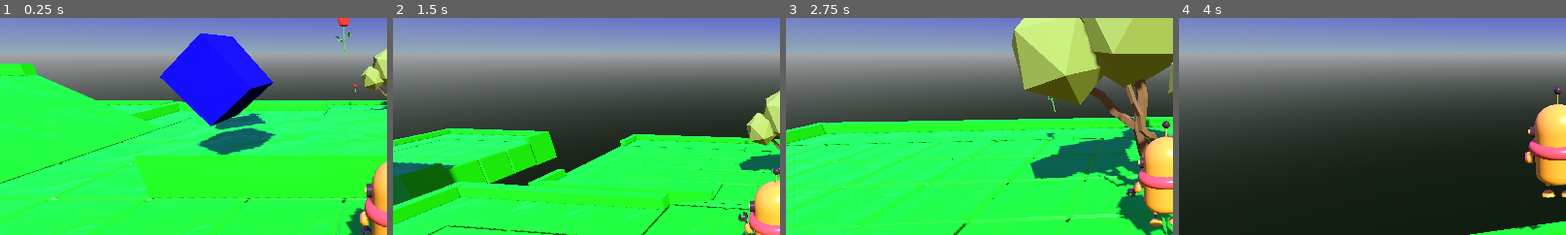
Above: before the commit, frames 1-4 (left to right).
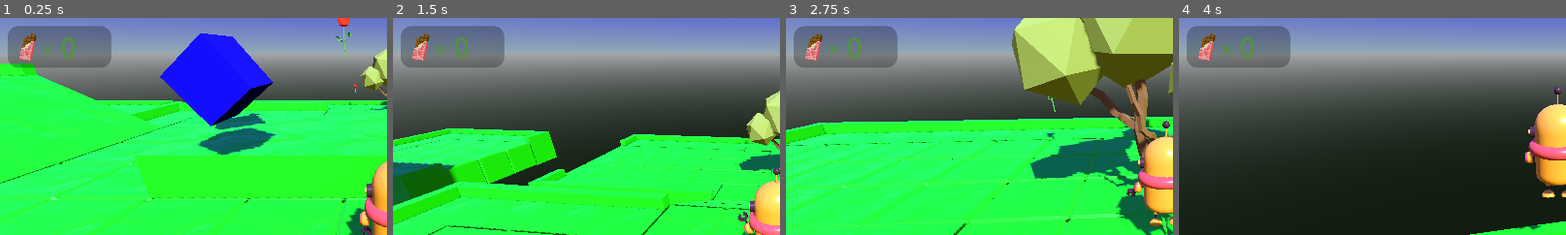
Above: after the commit, the same moments.

Repository: bernardofens/GiftYourGirlfriend
Game: Godot game, scene res://level_1.tscn
Two runs of this game, one before a commit and one after it. Both use one fixed random seed, a clock stepped at 60 frames per second and the inputs below.
Inputs (mouse positions are % of the whole screen's width and height, from its top left):
- Up to frame 1 (0.25 s): no input
- Up to frame 2 (1.5 s): tap Enter (ui_accept) at 0.5, 0.77 s; move the mouse to (55, 50) at 0.52 s; hold Shift (sprint) 0.53-1.28 s; hold W (move_forward) from 0.53 s (still down); click (55, 50) at 0.67 s; move the mouse to (45, 50) at 1.27 s; tap Shift (sprint) at 1.35 s
- Up to frame 3 (2.75 s): keep holding W (move_forward); tap Enter (ui_accept) at 1.52 s; move the mouse to (52, 48) at 2.02 s; hold Shift (sprint) from 2.03 s (still down)
- Up to frame 4 (4 s): keep holding W (move_forward); move the mouse to (49, 52) at 2.77 s; release Shift (sprint) at 2.78 s; tap Shift (sprint) at 2.85 s; click (49, 52) at 2.92 s; tap Enter (ui_accept) at 3.02, 3.77 s; move the mouse to (57, 51) at 3.52 s; hold Shift (sprint) from 3.53 s (still down)
The pictures show only the part of the screen within x 1-51%, y 14-64%; the shares and areas given below are measured in that part.

The runs differ from the first frame. In frame 1, 5.0% of the frame differs, in the area x 2-29%, y 3-23%; in frame 2, 5.0%; in frame 3, 5.0%; in frame 4, 5.0%.

Commit message:
chocolate hud and change level logic

Diff:
--- a/3d-platformer-game/coin.gd
+++ b/3d-platformer-game/coin.gd
@@ -14,17 +14,21 @@
 
 
 func _on_body_entered(body: Node3D) -> void:
-	Global.roses += 1
-	hud.get_node("RosesPanel/RosesLabel").text = str(Global.roses)
-	# print(Global.coins) # debug
-	# restart level (could change it later on)
-	if Global.roses >= Global.NUM_ROSES_TO_WIN:
-		get_tree().change_scene_to_file("res://level_1.tscn")
+	if Global.level == 1:
+		Global.roses += 1
+		hud.get_node("RosesPanel/RosesLabel").text = str(Global.roses)
+		# print(Global.coins) # debug
+		# restart level (could change it later on)
+		if Global.roses >= Global.NUM_ROSES_TO_WIN:
+			Global.level = 2
+			get_tree().change_scene_to_file("res://level_2.tscn")
+	else:
+		Global.chocolates += 1
+		hud.get_node("ChocolatePanel/ChocolateLabel").text = str(Global.chocolates)
 	set_collision_layer_value(3, false)
 	set_collision_mask_value(1, false)
 	$AnimationPlayer.play("bounce")
 
 
-
 func _on_animation_player_animation_finished(anim_name: StringName) -> void:
 	queue_free()
--- a/3d-platformer-game/global.gd
+++ b/3d-platformer-game/global.gd
@@ -2,5 +2,7 @@
 
 var roses := 0 # always integer
 var hearts := 3
+var chocolates := 0
+var level := 1
 var can_take_damage := true
 const NUM_ROSES_TO_WIN = 5
--- a/3d-platformer-game/hud.gd
+++ b/3d-platformer-game/hud.gd
@@ -2,6 +2,7 @@
 
 @onready var heart_label = $HeartPanel/HeartLabel
 @onready var roses_label = $RosesPanel/RosesLabel
+@onready var chocolate_label = $ChocolatePanel/ChocolateLabel
 # Called when the node enters the scene tree for the first time.
 
 
@@ -9,4 +10,5 @@
 func _process(delta: float) -> void:
 	roses_label.text = str(Global.roses)
 	heart_label.text = str(Global.hearts)
+	chocolate_label.text = str(Global.chocolates)
 	pass
--- a/3d-platformer-game/hud.tscn
+++ b/3d-platformer-game/hud.tscn
@@ -4,6 +4,7 @@
 [ext_resource type="Texture2D" uid="uid://3gsaxudc5bm7" path="res://Assets/Images/rose.png" id="1_64ctp"]
 [ext_resource type="FontFile" uid="uid://cw2hvq8blpx1l" path="res://Assets/Fonts/Schoolbell-Regular.ttf" id="2_8sq4i"]
 [ext_resource type="Texture2D" uid="uid://cqavphuvtpxef" path="res://Assets/Images/heart.png" id="4_640wx"]
+[ext_resource type="Texture2D" uid="uid://6e2dfob57x30" path="res://Assets/Images/acef5945ccfebe539355374821aa4be9-dia-dos-namorados-icone-de-chocolate.png.webp" id="4_a2258"]
 
 [sub_resource type="StyleBoxFlat" id="StyleBoxFlat_n2snw"]
 bg_color = Color(0, 0, 0, 0.26666668)
@@ -53,6 +54,45 @@
 theme_override_font_sizes/font_size = 48
 text = "##"
 
+[node name="ChocolatePanel" type="Panel" parent="." unique_id=1706541781]
+offset_left = 23.0
+offset_top = 103.0
+offset_right = 177.0
+offset_bottom = 165.0
+theme_override_styles/panel = SubResource("StyleBoxFlat_n2snw")
+
+[node name="Label" type="Label" parent="ChocolatePanel" unique_id=1512824005]
+layout_mode = 0
+offset_left = 52.0
+offset_top = 11.0
+offset_right = 92.0
+offset_bottom = 55.0
+theme_override_colors/font_color = Color(0.32156864, 0.5803922, 0.22745098, 1)
+theme_override_fonts/font = ExtResource("2_8sq4i")
+theme_override_font_sizes/font_size = 32
+text = "x"
+
+[node name="ChocolateLabel" type="Label" parent="ChocolatePanel" unique_id=898179105]
+layout_mode = 0
+offset_left = 79.0
+offset_top = 2.0
+offset_right = 136.0
+offset_bottom = 68.0
+theme_override_colors/font_color = Color(0.32156864, 0.5803922, 0.22745098, 1)
+theme_override_fonts/font = ExtResource("2_8sq4i")
+theme_override_font_sizes/font_size = 48
+text = "##"
+
+[node name="TextureRect" type="TextureRect" parent="ChocolatePanel" unique_id=506445357]
+layout_mode = 0
+offset_left = -1.000001
+offset_top = 40.0
+offset_right = 511.0
+offset_bottom = 552.0
+rotation = -1.0375509
+scale = Vector2(0.09257969, 0.091952376)
+texture = ExtResource("4_a2258")
+
 [node name="HeartPanel" type="Panel" parent="." unique_id=563290922]
 offset_left = 198.0
 offset_top = 26.0
--- a/3d-platformer-game/steve.gd
+++ b/3d-platformer-game/steve.gd
@@ -22,7 +22,10 @@
 	Global.can_take_damage = false
 	if Global.hearts <= 0:
 		Global.hearts =3
-		get_tree().change_scene_to_file("res://level_1.tscn")
+		if Global.level == 1:
+			get_tree().change_scene_to_file("res://level_1.tscn")
+		else:
+			get_tree().change_scene_to_file("res://level_2.tscn")
 	else:
 		await get_tree().create_timer(1.0).timeout
 	Global.can_take_damage = true
Binary file added: 3d-platformer-game/Assets/Images/acef5945ccfebe539355374821aa4be9-dia-dos-namorados-icone-de-chocolate.png.webp
Not shown, added: 3d-platformer-game/Assets/Images/acef5945ccfebe539355374821aa4be9-dia-dos-namorados-icone-de-chocolate.png.webp.import
